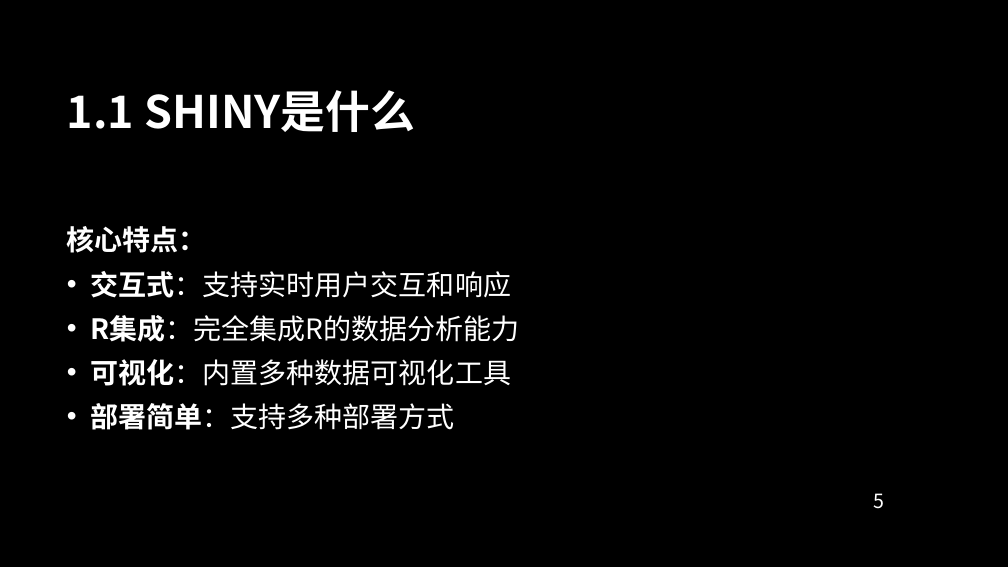
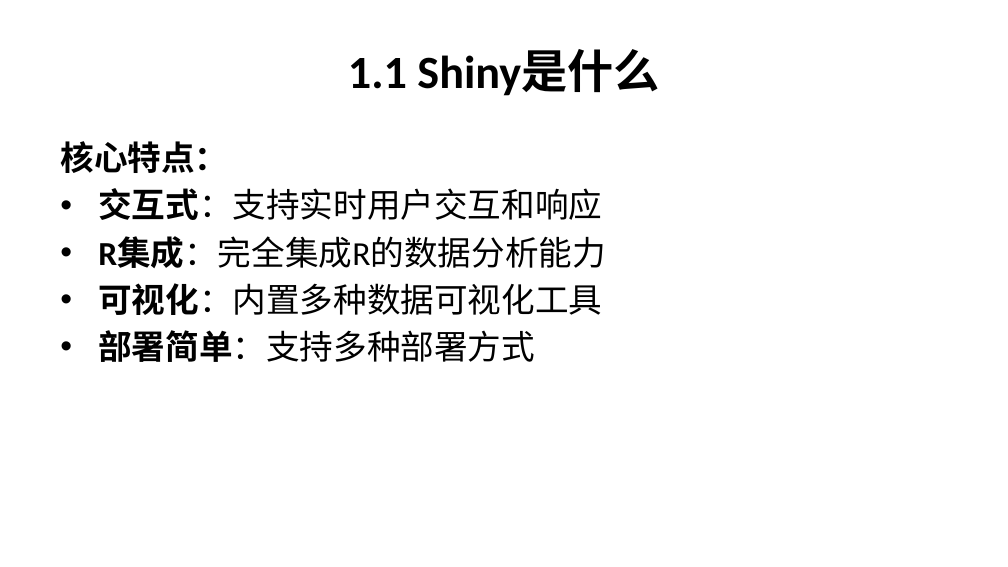
Before and after one commit to Kiriny1999/analysis-ic-model, a slide deck: slide 5 of shiny_app_documentation.pptx. Drawn at 1008x567 pixels with LibreOffice and Linux fonts; fonts in the diff are those of the drawing; background and template pictures are left out. Boxes give left, top, right and bottom in pixels: in the first picture for what was removed or moved away, otherwise in the second. Text is boxed around its words. In the diff, an @@ line names an element or a change of style, - is before the commit and + after.

```diff
--- a/shiny_app_documentation.pptx
+++ b/shiny_app_documentation.pptx
@@ background picture (left out) to #FFFFFF @@
@@ title at (x1=348, y1=49, x2=659, y2=96): text changed; size 32 to 33 pt; font Noto Sans CJK SC to Calibri; text colour #FFFFFF to #000000 @@
-1.1 SHINY是什么
+1.1 Shiny是什么
@@ text "核心特点：" moved from (x1=67, y1=226, x2=520, y2=430) to (x1=60, y1=141, x2=606, y2=362) @@
@@ text "核心特点：" at (x1=60, y1=141, x2=606, y2=362): size 20 to 24 pt, font Noto Sans CJK SC to Calibri, text colour #FFFFFF to #000000; less space between paragraphs; indent changed; vertical alignment middle to top @@
@@ page number removed at (x1=873, y1=493, x2=884, y2=509) @@
-5
```
Also in this commit, not shown: 55 other slides changed.
